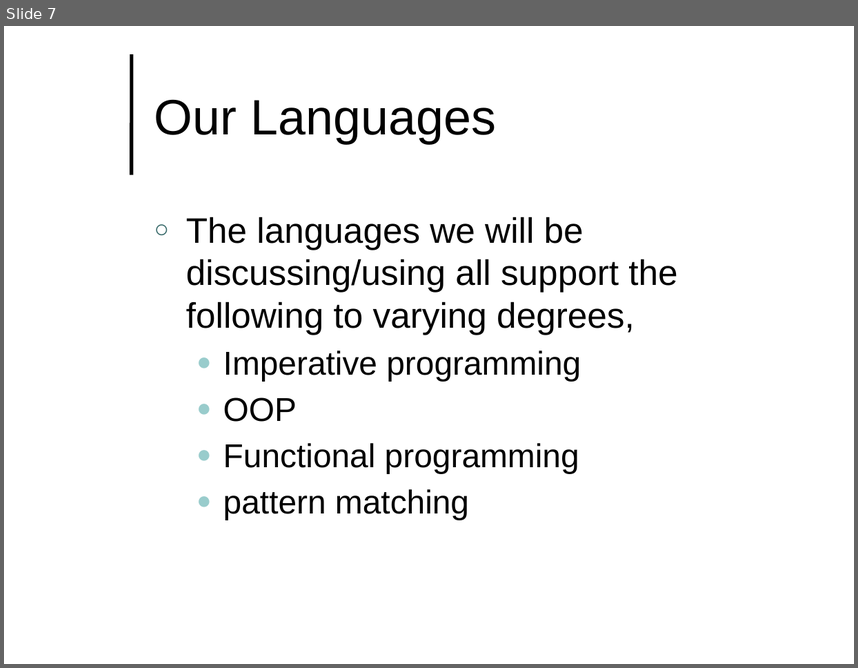
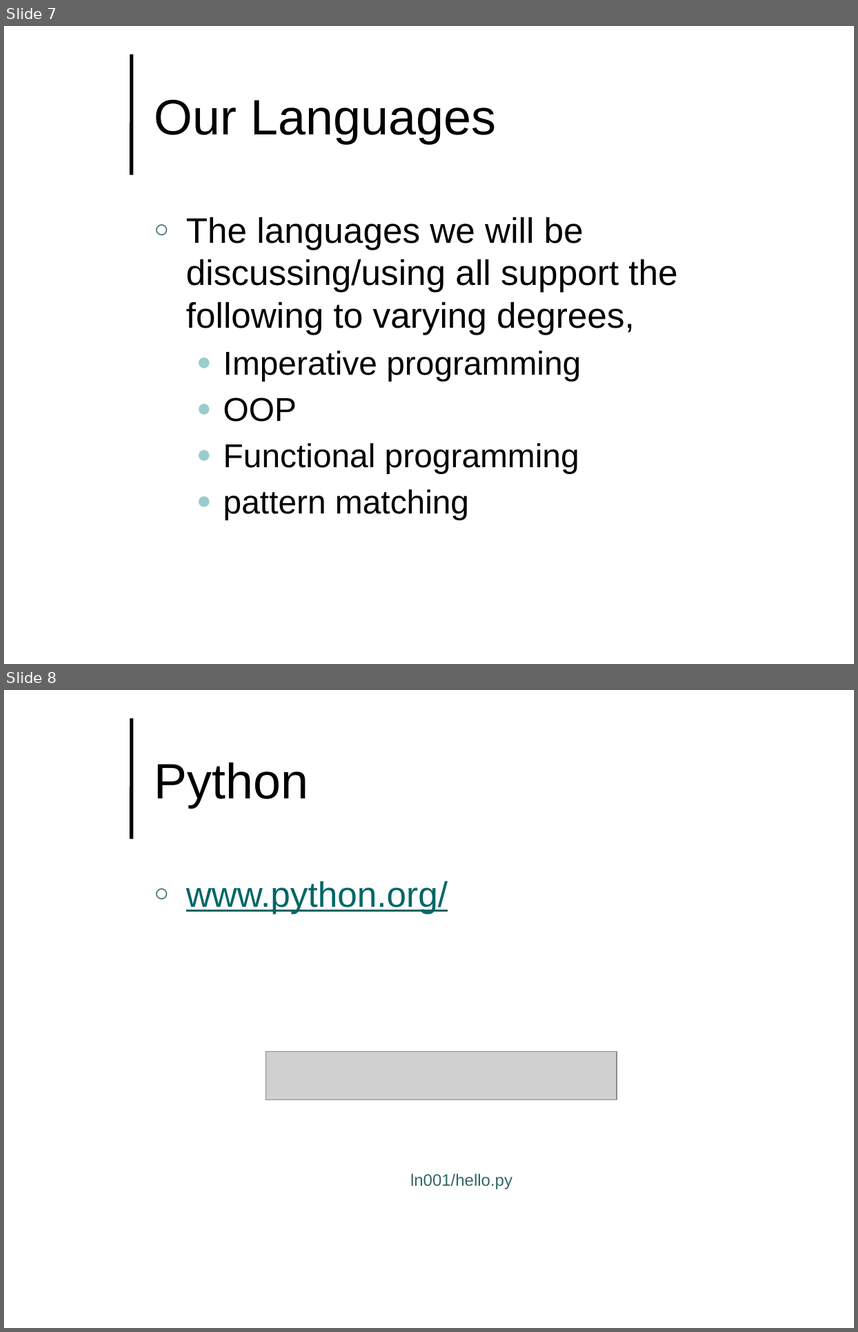
Before and after one commit to lutzhamel/CSC493, a slide deck: notes/csc493-ln001.pptx. Shown one above the other, each under a label of ours: slide 7 before the commit, slides 7 and 8 after it. The pictures are 858x668 and 858x1332 pixels, drawn with LibreOffice and Linux fonts; fonts in the diff are those of the drawing; grey boxes stand for pictures; background and template pictures are left out. Boxes give left, top, right and bottom in pixels: in the first picture for what was removed or moved away, otherwise in the second. Text is boxed around its words. In the diff, an @@ line names an element or a change of style, - is before the commit and + after.

```diff
--- a/notes/csc493-ln001.pptx
+++ b/notes/csc493-ln001.pptx
@@ slide 8 added at bbox=[4, 690, 854, 1328], background #FFFFFF; not listed: 1 template element that a slide beside it also shows @@
@@ title added at bbox=[154, 762, 309, 807], 42 pt, text #000000 @@
+Python
@@ text added at bbox=[186, 880, 448, 914], 30 pt, text #006666, underline @@
+○ www.python.org/
@@ picture added at bbox=[266, 1052, 616, 1100] @@
@@ text added at bbox=[410, 1173, 513, 1189], 14 pt, text #336666 @@
+ln001/hello.py
```
Also in this commit, not shown: 2 other slides added, 1 slide removed, 6 other files.
